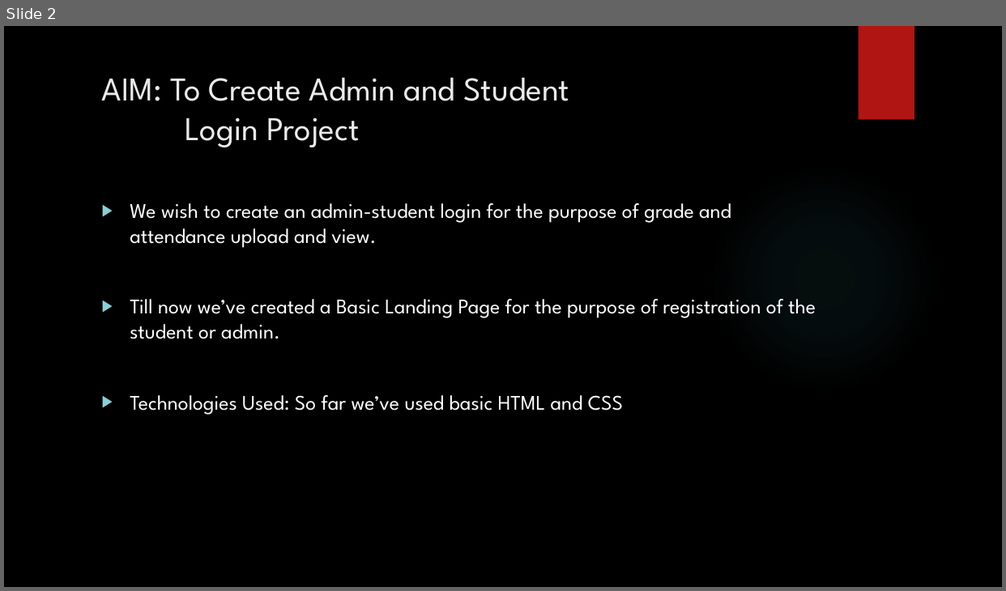
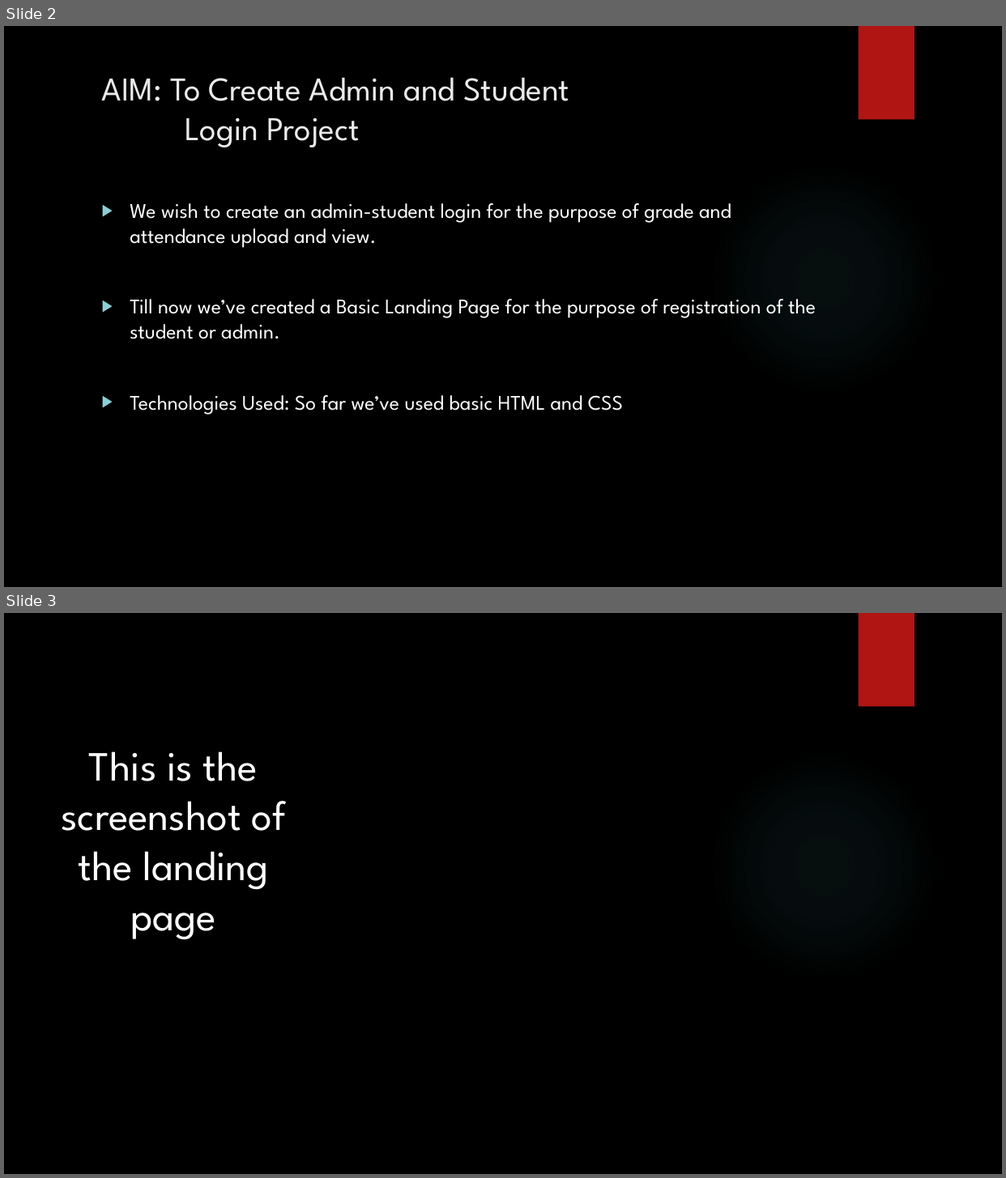
Before and after one commit to abhay-raizada/it-mini-project, a slide deck: INTERNET AND WEB TECHNOLOGY.pptx. Shown one above the other, each under a label of ours: slide 2 before the commit, slides 2 and 3 after it. The pictures are 1006x591 and 1006x1178 pixels, drawn with LibreOffice and Linux fonts; fonts in the diff are those of the drawing; background and template pictures are left out. Boxes give left, top, right and bottom in pixels: in the first picture for what was removed or moved away, otherwise in the second. Text is boxed around its words. In the diff, an @@ line names an element or a change of style, - is before the commit and + after.

```diff
--- a/INTERNET AND WEB TECHNOLOGY.pptx
+++ b/INTERNET AND WEB TECHNOLOGY.pptx
@@ slide 3 added at [4, 613, 1002, 1174], background picture (left out); not listed: 2 template elements that a slide beside it also shows @@
@@ text added at [61, 752, 286, 940], 40 pt, text #FFFFFF @@
+This is the screenshot of the landing page
```
Also in this commit, not shown: 1 other slide added.
